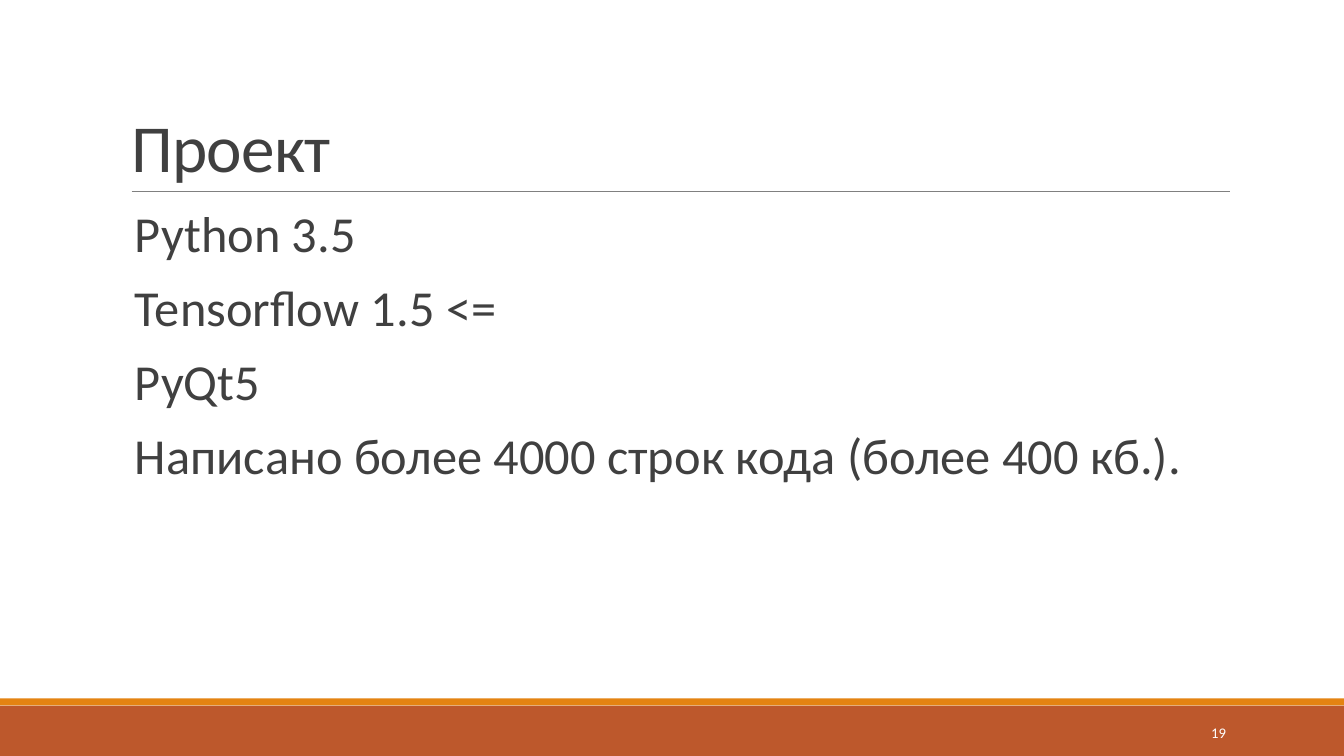
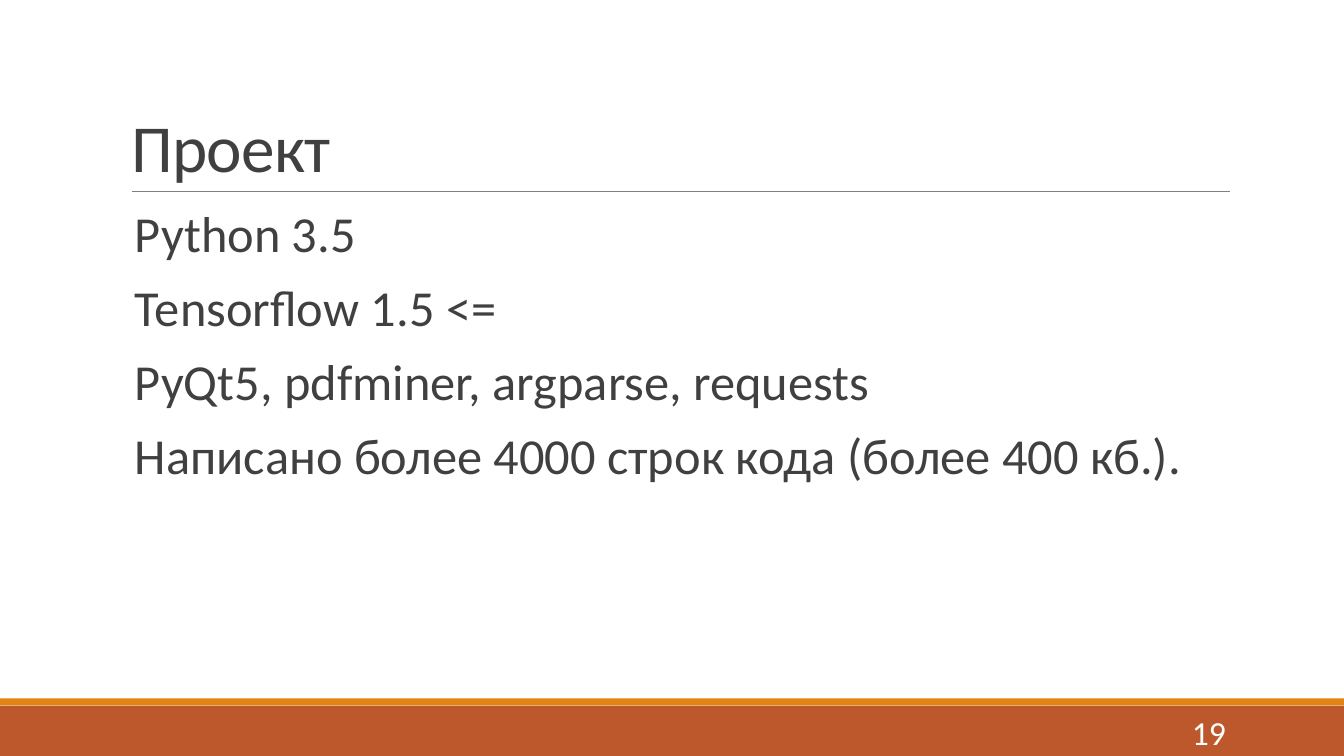
Before and after one commit to J-CITY/METADATA-EXTRACTOR, a slide deck: slide 19 of report.pptx. Drawn at 1344x756 pixels with LibreOffice and Linux fonts; fonts in the diff are those of the drawing. Boxes give left, top, right and bottom in pixels: in the first picture for what was removed or moved away, otherwise in the second. Text is boxed around its words. In the diff, an @@ line names an element or a change of style, - is before the commit and + after.

```diff
--- a/report.pptx
+++ b/report.pptx
@@ text at bbox=[135, 365, 870, 409]: text changed @@
-  PyQt5
+  PyQt5, pdfminer, argparse, requests
@@ page number at bbox=[1192, 723, 1226, 745]: size 10.5 to 24 pt @@
```
Also in this commit, not shown: 14 other slides changed, 1 slide added, 1 slide removed, 21 other files.
